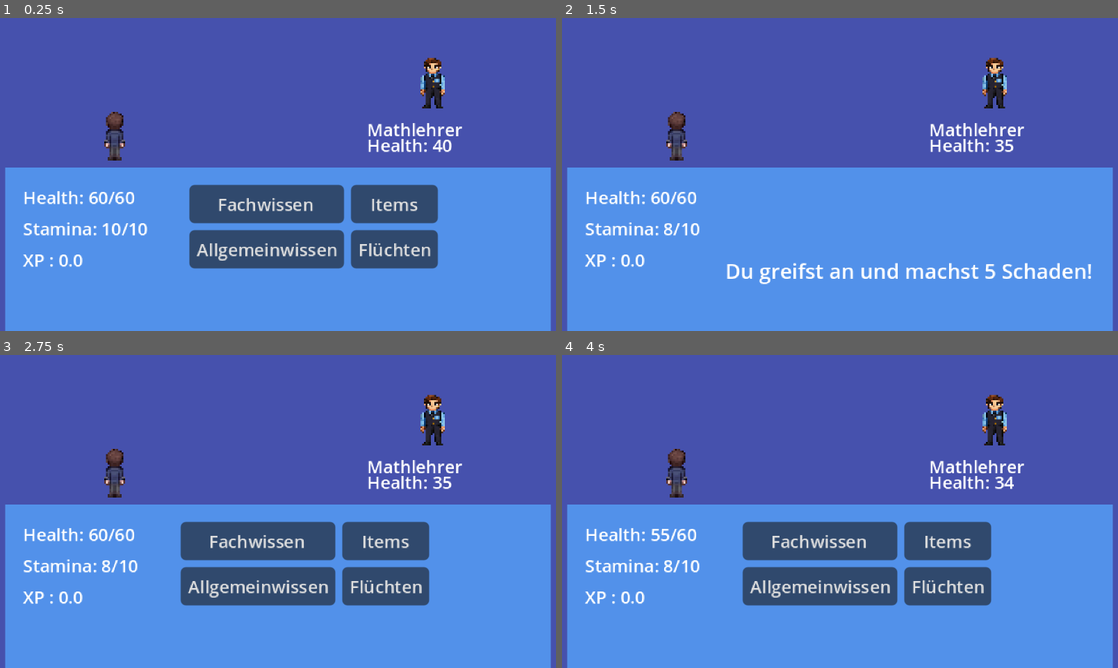
Above: before the commit, frames 1-4 (two rows, left to right).
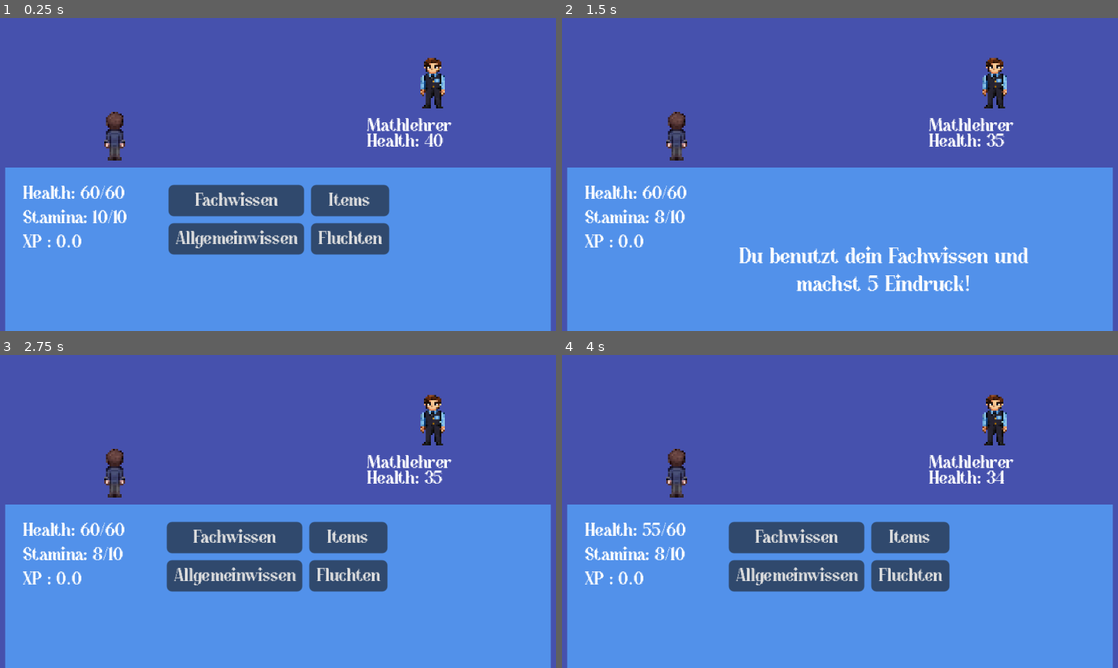
Above: after the commit, the same moments.

Repository: Robothan36/VLG-rpg
Game: Godot game, scene res://scene/fighting.tscn
Same seed, same stepped clock (60 frames per second), same inputs: the game is played once before the commit and once after it. This scene is started directly instead of the project's main scene.
Inputs:
- Up to frame 1 (0.25 s): no input
- Up to frame 2 (1.5 s): click "Fachwissen" at 0.5 s; click "Nutze" at 1.25 s
- Up to frame 3 (2.75 s): tap Enter at 2 s; hold A (A) from 2.03 s (still down); tap D (D) at 2.3 s
- Up to frame 4 (4 s): release A (A) at 2.75 s; click "Allgemeinwissen" at 2.75 s; tap Space at 3.5 s; tap D (D) at 3.6 s; tap S (S) at 3.8 s

The runs differ from the first frame. In frame 1, 11% of the frame differs, in the area x 4-84%, y 32-80%; in frame 2, 5.9%; in frame 3, 11%; in frame 4, 11%.

Commit message:
custom font added

Diff:
--- a/code/game_scripts/attack.gd
+++ b/code/game_scripts/attack.gd
@@ -40,6 +40,7 @@
 
 		var attack = chose_random_attack_with_prop()
 		print(attack.name_of_attack, " ---- was chosen" )
+		Global.last_enemy_attack = attack.name_of_attack
 		use_attack(attack)
 
 
--- a/code/game_scripts/fighting.gd
+++ b/code/game_scripts/fighting.gd
@@ -134,7 +134,7 @@
 
 	enemy_ressource.health -= Global.allgemeinwissen
 
-	show_info("Du greifst an und machst " + str(Global.allgemeinwissen) + " Schaden!")
+	show_info("Du benutzt dein Allgemeinwissen und machst " + str(Global.allgemeinwissen) + " Eindruck!")
 	await get_tree().create_timer(1.5).timeout
 	enemy_turn()
 
@@ -150,7 +150,7 @@
 	Global.health += heal
 	enemy_ressource.health -= damage
 
-	show_info("Du greifst an und machst " + str(damage) + " Schaden!")
+	show_info("Du benutzt dein Fachwissen und machst " + str(damage) + " Eindruck!")
 	await get_tree().create_timer(1.5).timeout
 
 	enemy_turn()
@@ -206,14 +206,15 @@
 
 	end_player_turn()
 
-	show_info(enemy_ressource.name_of_enemy + " greift an!")
+
 
 	var instance = preload("res://scene/attack.tscn")
 	var attack_scene = instance.instantiate()
 
 	attack_scene.subject = enemy_ressource.subject
+
 	add_child(attack_scene)
-
+	show_info(enemy_ressource.name_of_enemy + " benutzt " + Global.last_enemy_attack)
 func end_player_turn():
 
 	for child in attack_container.get_children():
--- a/code/global_scripts/global.gd
+++ b/code/global_scripts/global.gd
@@ -21,7 +21,7 @@
 
 var menu_open : bool
 
-
+var last_enemy_attack : String
 
 func _ready() -> void:
 
--- a/scene/fachwissen_slot.tscn
+++ b/scene/fachwissen_slot.tscn
@@ -1,6 +1,7 @@
-[gd_scene load_steps=2 format=3 uid="uid://0syvtdea8w3m"]
+[gd_scene load_steps=3 format=3 uid="uid://0syvtdea8w3m"]
 
 [ext_resource type="Script" uid="uid://diyen0pt7hjfr" path="res://code/game_scripts/fachwissen_slot.gd" id="1_3usqm"]
+[ext_resource type="FontFile" uid="uid://cp4vbbfafnwqn" path="res://assests/Star Crush.ttf" id="2_0sgj5"]
 
 [node name="fachwissen_slot" type="HBoxContainer"]
 offset_right = 40.0
@@ -9,17 +10,20 @@
 
 [node name="Button" type="Button" parent="."]
 layout_mode = 2
+theme_override_fonts/font = ExtResource("2_0sgj5")
 theme_override_font_sizes/font_size = 5
 text = "Play"
 
 [node name="description" type="Label" parent="."]
 layout_mode = 2
 size_flags_horizontal = 4
+theme_override_fonts/font = ExtResource("2_0sgj5")
 theme_override_font_sizes/font_size = 5
 text = "this will do so much damage"
 
 [node name="cost" type="Label" parent="."]
 layout_mode = 2
+theme_override_fonts/font = ExtResource("2_0sgj5")
 theme_override_font_sizes/font_size = 5
 text = "cost 3"
 
--- a/scene/fighting.tscn
+++ b/scene/fighting.tscn
@@ -1,7 +1,8 @@
-[gd_scene load_steps=7 format=3 uid="uid://78mqed0x2a3q"]
+[gd_scene load_steps=8 format=3 uid="uid://78mqed0x2a3q"]
 
 [ext_resource type="Script" uid="uid://ctxch1gcviwep" path="res://code/game_scripts/fighting.gd" id="1_ordpl"]
 [ext_resource type="Texture2D" uid="uid://b84we5q3fn1bk" path="res://assests/bob orientations/up.tres" id="2_lfnlm"]
+[ext_resource type="FontFile" uid="uid://cp4vbbfafnwqn" path="res://assests/Star Crush.ttf" id="3_pyqvx"]
 
 [sub_resource type="PlaceholderTexture2D" id="PlaceholderTexture2D_ordpl"]
 size = Vector2(80, 40)
@@ -112,6 +113,7 @@
 offset_top = 29.0
 offset_right = 2.0
 offset_bottom = 52.0
+theme_override_fonts/font = ExtResource("3_pyqvx")
 theme_override_font_sizes/font_size = 10
 text = "erer"
 
@@ -121,6 +123,7 @@
 offset_top = 20.0
 offset_right = 2.0
 offset_bottom = 43.0
+theme_override_fonts/font = ExtResource("3_pyqvx")
 theme_override_font_sizes/font_size = 10
 text = "erer"
 
@@ -168,16 +171,19 @@
 
 [node name="health" type="Label" parent="Control/MarginContainer/HBoxContainer/stats/VBoxContainer"]
 layout_mode = 2
+theme_override_fonts/font = ExtResource("3_pyqvx")
 theme_override_font_sizes/font_size = 10
 text = "health"
 
 [node name="stamina" type="Label" parent="Control/MarginContainer/HBoxContainer/stats/VBoxContainer"]
 layout_mode = 2
+theme_override_fonts/font = ExtResource("3_pyqvx")
 theme_override_font_sizes/font_size = 10
 text = "stamina"
 
 [node name="xp" type="Label" parent="Control/MarginContainer/HBoxContainer/stats/VBoxContainer"]
 layout_mode = 2
+theme_override_fonts/font = ExtResource("3_pyqvx")
 theme_override_font_sizes/font_size = 10
 text = "XP"
 
@@ -197,11 +203,13 @@
 
 [node name="abilities" type="Button" parent="Control/MarginContainer/HBoxContainer/menu/HBoxContainer/VBoxContainer"]
 layout_mode = 2
+theme_override_fonts/font = ExtResource("3_pyqvx")
 theme_override_font_sizes/font_size = 10
 text = "Fachwissen"
 
 [node name="basic attack" type="Button" parent="Control/MarginContainer/HBoxContainer/menu/HBoxContainer/VBoxContainer"]
 layout_mode = 2
+theme_override_fonts/font = ExtResource("3_pyqvx")
 theme_override_font_sizes/font_size = 10
 text = "Allgemeinwissen"
 
@@ -210,11 +218,13 @@
 
 [node name="items" type="Button" parent="Control/MarginContainer/HBoxContainer/menu/HBoxContainer/VBoxContainer2"]
 layout_mode = 2
+theme_override_fonts/font = ExtResource("3_pyqvx")
 theme_override_font_sizes/font_size = 10
 text = "Items"
 
 [node name="run" type="Button" parent="Control/MarginContainer/HBoxContainer/menu/HBoxContainer/VBoxContainer2"]
 layout_mode = 2
+theme_override_fonts/font = ExtResource("3_pyqvx")
 theme_override_font_sizes/font_size = 10
 text = "Flüchten"
 
@@ -235,6 +245,7 @@
 
 [node name="back_item_menu" type="Button" parent="Control/MarginContainer/HBoxContainer/items_menu/VBoxContainer"]
 layout_mode = 2
+theme_override_fonts/font = ExtResource("3_pyqvx")
 theme_override_font_sizes/font_size = 10
 text = "Back"
 
@@ -255,6 +266,7 @@
 
 [node name="back_attack_menu" type="Button" parent="Control/MarginContainer/HBoxContainer/Fachwissen_menu/VBoxContainer"]
 layout_mode = 2
+theme_override_fonts/font = ExtResource("3_pyqvx")
 theme_override_font_sizes/font_size = 10
 text = "back"
 
@@ -264,8 +276,10 @@
 
 [node name="info_label" type="Label" parent="Control/MarginContainer/HBoxContainer/info"]
 layout_mode = 2
+theme_override_fonts/font = ExtResource("3_pyqvx")
 theme_override_font_sizes/font_size = 12
 horizontal_alignment = 1
+autowrap_mode = 2
 
 [node name="ColorRect" type="ColorRect" parent="Control/MarginContainer"]
 layout_mode = 2
--- a/scene/main.tscn
+++ b/scene/main.tscn
@@ -6,6 +6,7 @@
 [ext_resource type="Texture2D" uid="uid://rwiw1uwoxwyq" path="res://assests/texture_mar/texture_sprite_sheet.png" id="2_tqoya"]
 [ext_resource type="PackedScene" uid="uid://c44riupt3vxmv" path="res://scene/enemy.tscn" id="4_brvut"]
 [ext_resource type="Resource" uid="uid://bijoxagl2l8hp" path="res://code/enemy ressources and sripts/enemy_ressources/math_teacher.tres" id="6_p1hux"]
+[ext_resource type="FontFile" uid="uid://cp4vbbfafnwqn" path="res://assests/Star Crush.ttf" id="8_b5f6u"]
 [ext_resource type="PackedScene" uid="uid://2onympu2y4in" path="res://assests/enemy_orientation/win_zone.tscn" id="8_of57s"]
 [ext_resource type="AudioStream" uid="uid://7nvvy7y3cqxo" path="res://assests/music/Beneath the Mask Instrumental.mp3" id="10_tqoya"]
 
@@ -77,10 +78,12 @@
 anchors_preset = 1
 anchor_left = 1.0
 anchor_right = 1.0
-offset_left = -46.0
-offset_right = -3.0
-offset_bottom = 23.0
+offset_left = -48.0
+offset_top = 8.0
+offset_right = -5.0
+offset_bottom = 31.0
 grow_horizontal = 0
+theme_override_fonts/font = ExtResource("8_b5f6u")
 text = "10/10"
 metadata/_edit_use_anchors_ = true
 
@@ -88,11 +91,12 @@
 anchors_preset = 1
 anchor_left = 1.0
 anchor_right = 1.0
-offset_left = -46.0
-offset_top = 24.0
-offset_right = -3.0
-offset_bottom = 47.0
+offset_left = -48.0
+offset_top = 32.0
+offset_right = -5.0
+offset_bottom = 55.0
 grow_horizontal = 0
+theme_override_fonts/font = ExtResource("8_b5f6u")
 text = "10/10"
 metadata/_edit_use_anchors_ = true
 
--- a/scene/menu.tscn
+++ b/scene/menu.tscn
@@ -1,6 +1,7 @@
-[gd_scene load_steps=2 format=3 uid="uid://dymrti2vjpuu1"]
+[gd_scene load_steps=3 format=3 uid="uid://dymrti2vjpuu1"]
 
 [ext_resource type="Script" uid="uid://c6xttv1mopnf1" path="res://code/game_scripts/menu.gd" id="1_e5g8k"]
+[ext_resource type="FontFile" uid="uid://cp4vbbfafnwqn" path="res://assests/Star Crush.ttf" id="2_8hxod"]
 
 [node name="menu" type="Control"]
 layout_mode = 3
@@ -34,31 +35,37 @@
 
 [node name="Label" type="Label" parent="MarginContainer/menu"]
 layout_mode = 2
+theme_override_fonts/font = ExtResource("2_8hxod")
 text = "Menu"
 horizontal_alignment = 1
 
 [node name="items" type="Button" parent="MarginContainer/menu"]
 layout_mode = 2
+theme_override_fonts/font = ExtResource("2_8hxod")
 theme_override_font_sizes/font_size = 10
 text = "Items"
 
 [node name="speichern" type="Button" parent="MarginContainer/menu"]
 layout_mode = 2
+theme_override_fonts/font = ExtResource("2_8hxod")
 theme_override_font_sizes/font_size = 10
 text = "Speichern"
 
 [node name="laden" type="Button" parent="MarginContainer/menu"]
 layout_mode = 2
+theme_override_fonts/font = ExtResource("2_8hxod")
 theme_override_font_sizes/font_size = 10
 text = "Laden"
 
 [node name="fähigkeiten" type="Button" parent="MarginContainer/menu"]
 layout_mode = 2
+theme_override_fonts/font = ExtResource("2_8hxod")
 theme_override_font_sizes/font_size = 10
 text = "Fähigkeiten"
 
 [node name="zurück" type="Button" parent="MarginContainer/menu"]
 layout_mode = 2
+theme_override_fonts/font = ExtResource("2_8hxod")
 theme_override_font_sizes/font_size = 10
 text = "Zurück"
 
@@ -72,6 +79,7 @@
 
 [node name="Label" type="Label" parent="MarginContainer/items_menu/VBoxContainer"]
 layout_mode = 2
+theme_override_fonts/font = ExtResource("2_8hxod")
 text = "Item - Menu"
 horizontal_alignment = 1
 
@@ -84,6 +92,7 @@
 
 [node name="back_item_menu" type="Button" parent="MarginContainer/items_menu/VBoxContainer"]
 layout_mode = 2
+theme_override_fonts/font = ExtResource("2_8hxod")
 text = "Back"
 
 [node name="fähigkeiten_menu" type="MarginContainer" parent="MarginContainer"]
@@ -97,6 +106,7 @@
 [node name="Label" type="Label" parent="MarginContainer/fähigkeiten_menu/VBoxContainer"]
 z_index = 10
 layout_mode = 2
+theme_override_fonts/font = ExtResource("2_8hxod")
 text = "Item - Menu"
 horizontal_alignment = 1
 
@@ -109,6 +119,7 @@
 
 [node name="back_fähigkeiten_menu" type="Button" parent="MarginContainer/fähigkeiten_menu/VBoxContainer"]
 layout_mode = 2
+theme_override_fonts/font = ExtResource("2_8hxod")
 text = "Back"
 
 [node name="ColorRect" type="ColorRect" parent="MarginContainer"]
Binary file added: assests/Star Crush.ttf
Not shown, added: assests/Star Crush.ttf.import
Not shown: 1 places in scene/main.tscn that only renumber resources
